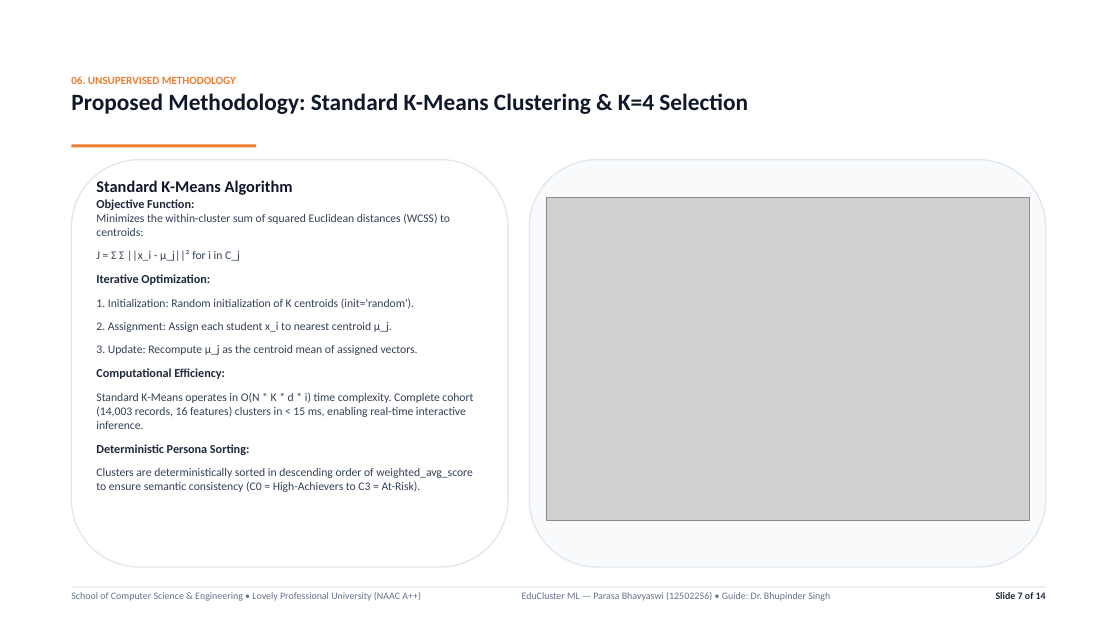
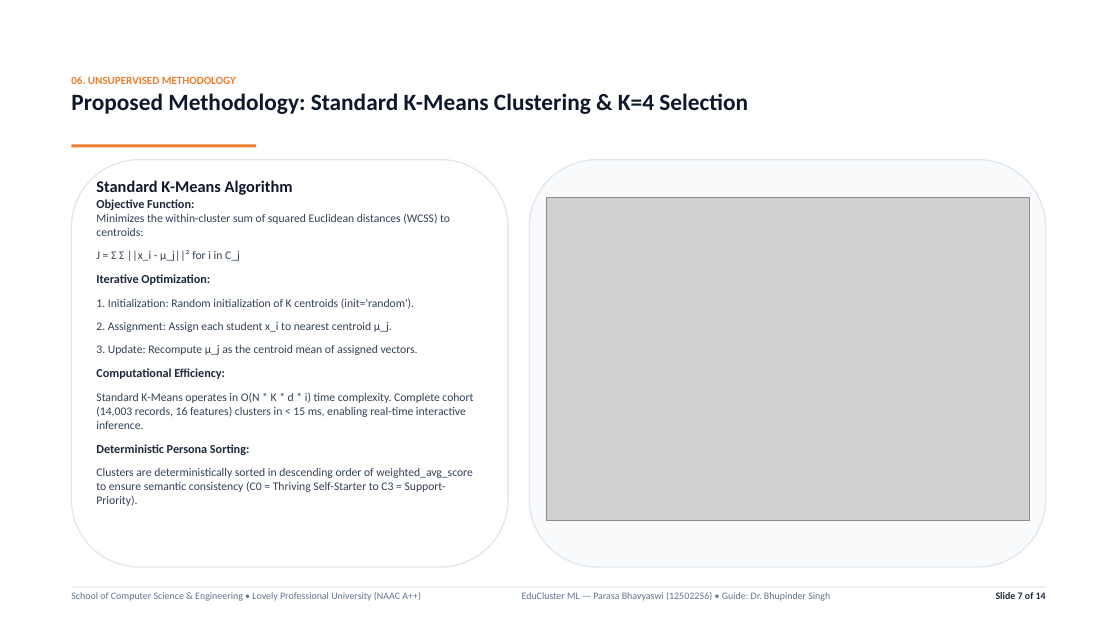
Before and after one commit to parasabhavyaswi/student-engagement-performance-clustering, a slide deck: slide 7 of EduCluster_Presentation_Dark.pptx. Drawn at 1120x630 pixels with LibreOffice and Linux fonts; fonts in the diff are those of the drawing; grey boxes stand for pictures; background and template pictures are left out. Boxes give left, top, right and bottom in pixels: in the first picture for what was removed or moved away, otherwise in the second. Text is boxed around its words. In the diff, an @@ line names an element or a change of style, - is before the commit and + after.

```diff
--- a/EduCluster_Presentation_Dark.pptx
+++ b/EduCluster_Presentation_Dark.pptx
@@ text at box(96, 444, 473, 506): text changed @@
-Deterministic Persona Sorting:
-Clusters are deterministically sorted in descending order of weighted_avg_score to ensure semantic consistency (C0 = High-Achievers to C3 = At-Risk).
+Deterministic Persona Sorting:
+Clusters are deterministically sorted in descending order of weighted_avg_score to ensure semantic consistency (C0 = Thriving Self-Starter to C3 = Support-Priority).
```
Also in this commit, not shown: 9 other slides changed, 1 other file.
